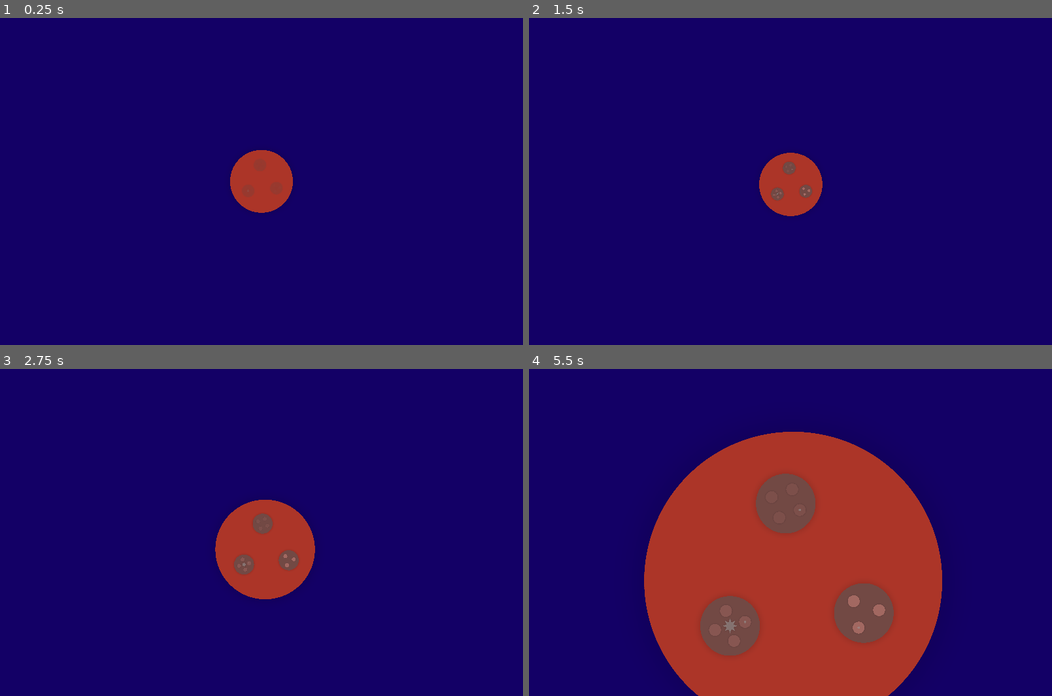
Above: before the commit, frames 1-4 (two rows, left to right).
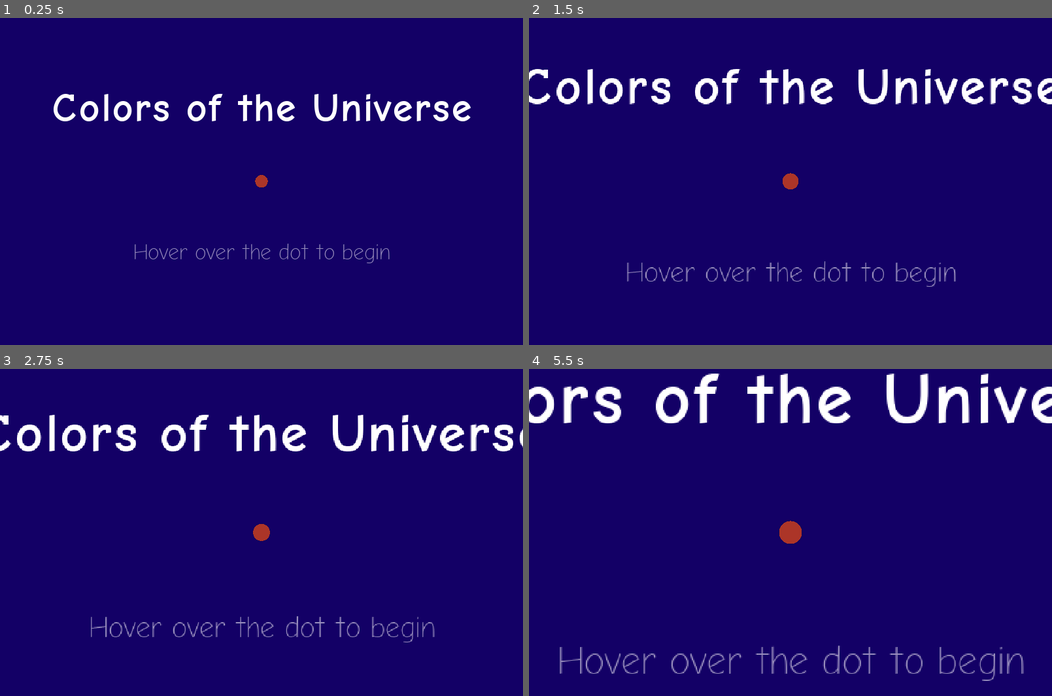
Above: after the commit, the same moments.

Repository: ClementRivaille/colors-of-the-universe
Game: Godot game, scene res://Main.tscn
The game is run twice, just before and just after one commit, with the same random seed, the same clock (stepped at 60 frames per second) and the same inputs.
Inputs (mouse positions are in pixels of both pictures, inside the frame that each line leads up to):
- Up to frame 1 (0.25 s): no input
- Up to frame 2 (1.5 s): move the mouse to (790, 181) at 0.52 s; move the mouse to (790, 165) at 1.27 s
- Up to frame 3 (2.75 s): move the mouse to (256, 519) at 2.02 s
- Up to frame 4 (5.5 s): move the mouse to (795, 519) at 2.77 s; move the mouse to (795, 525) at 3.52 s; move the mouse to (795, 522) at 4.27 s; move the mouse to (774, 522) at 5.02 s

The runs differ from the first frame. In frame 1, 4.3% of the frame differs, in the area x 10-90%, y 23-75%; in frame 2, 5.8%; in frame 3, 8.7%; in frame 4, 44%, in the area x 0-100%, y 1-100%.

Commit message:
feat: title screen

Diff:
--- a/Main.tscn
+++ b/Main.tscn
@@ -1,8 +1,23 @@
-[gd_scene load_steps=4 format=2]
+[gd_scene load_steps=10 format=2]
 
 [ext_resource path="res://prefabs/Circle.tscn" type="PackedScene" id=1]
 [ext_resource path="res://scripts/Main.gd" type="Script" id=2]
 [ext_resource path="res://scripts/ZoomCamera.gd" type="Script" id=3]
+[ext_resource path="res://scripts/Intro.gd" type="Script" id=4]
+[ext_resource path="res://assets/ComicNeue-Angular-Bold.ttf" type="DynamicFontData" id=5]
+[ext_resource path="res://assets/ComicNeue-Angular-Light.ttf" type="DynamicFontData" id=6]
+
+[sub_resource type="DynamicFont" id=1]
+size = 150
+font_data = ExtResource( 5 )
+
+[sub_resource type="DynamicFont" id=2]
+size = 80
+font_data = ExtResource( 6 )
+
+[sub_resource type="DynamicFont" id=3]
+size = 120
+font_data = ExtResource( 6 )
 
 [node name="Main" type="Node2D"]
 script = ExtResource( 2 )
@@ -14,19 +29,80 @@
 script = ExtResource( 3 )
 
 [node name="ColorRect" type="ColorRect" parent="Camera2D"]
-margin_left = -2761.0
-margin_top = -2172.0
-margin_right = 3039.0
-margin_bottom = 2199.0
+margin_left = -2761.14
+margin_top = -2175.09
+margin_right = 3038.86
+margin_bottom = 2195.91
 mouse_filter = 2
 color = Color( 0.0784314, 0, 0.403922, 1 )
 __meta__ = {
 "_edit_use_anchors_": false
 }
 
-[node name="Circle" parent="." instance=ExtResource( 1 )]
-position = Vector2( 0, -0.707107 )
-scale = Vector2( 0.1, 0.1 )
-color = Color( 0.678431, 0.211765, 0.160784, 1 )
+[node name="Intro" type="Node2D" parent="."]
+script = ExtResource( 4 )
+color = Color( 0.0784314, 0, 0.403922, 1 )
 status = 2
 zooming = true
+
+[node name="Circle" parent="Intro" instance=ExtResource( 1 )]
+position = Vector2( 0, -0.707107 )
+scale = Vector2( 0.02, 0.02 )
+color = Color( 0.678431, 0.211765, 0.160784, 1 )
+status = 1
+
+[node name="Tween" type="Tween" parent="Intro"]
+
+[node name="Title" type="Label" parent="Intro"]
+margin_left = -779.744
+margin_top = -362.473
+margin_right = 784.256
+margin_bottom = -179.473
+custom_fonts/font = SubResource( 1 )
+text = "Colors of the Universe"
+align = 1
+__meta__ = {
+"_edit_use_anchors_": false
+}
+
+[node name="Start" type="Label" parent="Intro"]
+modulate = Color( 1, 1, 1, 0.560784 )
+margin_left = -790.969
+margin_top = 207.737
+margin_right = 792.031
+margin_bottom = 390.737
+custom_fonts/font = SubResource( 2 )
+text = "Hover over the dot to begin"
+align = 1
+__meta__ = {
+"_edit_use_anchors_": false
+}
+
+[node name="Clue" type="Label" parent="Intro"]
+modulate = Color( 1, 1, 1, 0 )
+margin_left = -37.9467
+margin_top = 30.8929
+margin_right = 1479.05
+margin_bottom = 321.893
+rect_scale = Vector2( 0.05, 0.05 )
+custom_fonts/font = SubResource( 3 )
+text = "The way only shows up
+to those who lose themselves"
+align = 1
+__meta__ = {
+"_edit_use_anchors_": false
+}
+
+[node name="Sprite" type="Sprite" parent="Intro"]
+visible = false
+
+[node name="Area2D" type="Area2D" parent="Intro"]
+visible = false
+
+[node name="DebugLabel" type="Label" parent="Intro"]
+visible = false
+margin_right = 40.0
+margin_bottom = 14.0
+__meta__ = {
+"_edit_use_anchors_": false
+}
--- a/prefabs/Star.tscn
+++ b/prefabs/Star.tscn
@@ -32,7 +32,7 @@
 "times": PoolRealArray( 0, 0.5 ),
 "transitions": PoolRealArray( 1, 0.732043 ),
 "update": 0,
-"values": [ Vector2( 0.8, 0.8 ), Vector2( 1.3, 1.3 ) ]
+"values": [ Vector2( 0.6, 0.6 ), Vector2( 1.3, 1.3 ) ]
 }
 
 [node name="Star" type="Node2D"]
@@ -42,11 +42,11 @@
 success_color = Color( 0.905882, 0.937255, 0.360784, 1 )
 
 [node name="Shadow" type="Sprite" parent="."]
-scale = Vector2( 0.8, 0.8 )
+scale = Vector2( 0.6, 0.6 )
 texture = ExtResource( 1 )
 
 [node name="Sprite" type="Sprite" parent="."]
-scale = Vector2( 0.8, 0.8 )
+scale = Vector2( 0.6, 0.6 )
 texture = ExtResource( 2 )
 
 [node name="Area2D" type="Area2D" parent="."]
--- a/project.godot
+++ b/project.godot
@@ -28,6 +28,11 @@
 "class": "Instruments",
 "language": "GDScript",
 "path": "res://scripts/Instruments.gd"
+}, {
+"base": "Circle",
+"class": "Intro",
+"language": "GDScript",
+"path": "res://scripts/Intro.gd"
 }, {
 "base": "Node2D",
 "class": "Main",
@@ -79,6 +84,7 @@
 "CircleAbstract": "",
 "Drums": "",
 "Instruments": "",
+"Intro": "",
 "Main": "",
 "MelodyPlayer": "",
 "Multisampler": "",
--- a/scripts/Circle.gd
+++ b/scripts/Circle.gd
@@ -31,6 +31,9 @@
 onready var orchestra: Orchestra = get_node("/root/OrchestraInstance")
 
 func _ready():
+  init_self()
+
+func init_self():
   sprite.self_modulate = color
   chord = orchestra.get_chord(note, clue)
 
--- /dev/null
+++ b/scripts/Intro.gd
@@ -0,0 +1,36 @@
+extends Circle
+class_name Intro
+
+onready var circle: Circle = $Circle
+onready var clue_label: Label = $Clue
+
+var clue_step = 8.0
+var clue_displayed := false
+
+func _process(_delta: float):
+  if !clue_displayed && scale.x > clue_step:
+    print('FU')
+    tween.interpolate_property(clue_label, "modulate", Color.transparent, Color(1.0,1.0,1.0,0.7),
+      1.0, Tween.TRANS_SINE, Tween.EASE_OUT)
+    tween.start()
+    clue_displayed =true
+
+func init_self():
+  top_step = 20.0
+  progress_step = 3.0
+  child_added = true
+
+  circle = $Circle
+  circle.connect("selected", self, "on_child_select")
+  circle.connect("unselected", self, "on_child_unselect")
+  circle.connect("target", self, "target_child")
+  circle.child_step = 0.2
+  circle.instrument = Instruments.InstrumentType.CELLO
+  children_circle = [circle]
+  active_child = circle
+
+func fill_children():
+  pass
+
+func set_top():
+  pass
--- a/scripts/Main.gd
+++ b/scripts/Main.gd
@@ -1,7 +1,7 @@
 extends Node2D
 class_name Main
 
-onready var root_circle: Circle = $Circle
+onready var root_circle: Circle = $Intro
 onready var camera: ZoomCamera = $Camera2D
 
 onready var orchestra: Orchestra = get_node("/root/OrchestraInstance")
Binary file added: assets/ComicNeue-Angular-Bold.ttf
Binary file added: assets/ComicNeue-Angular-Light.ttf
